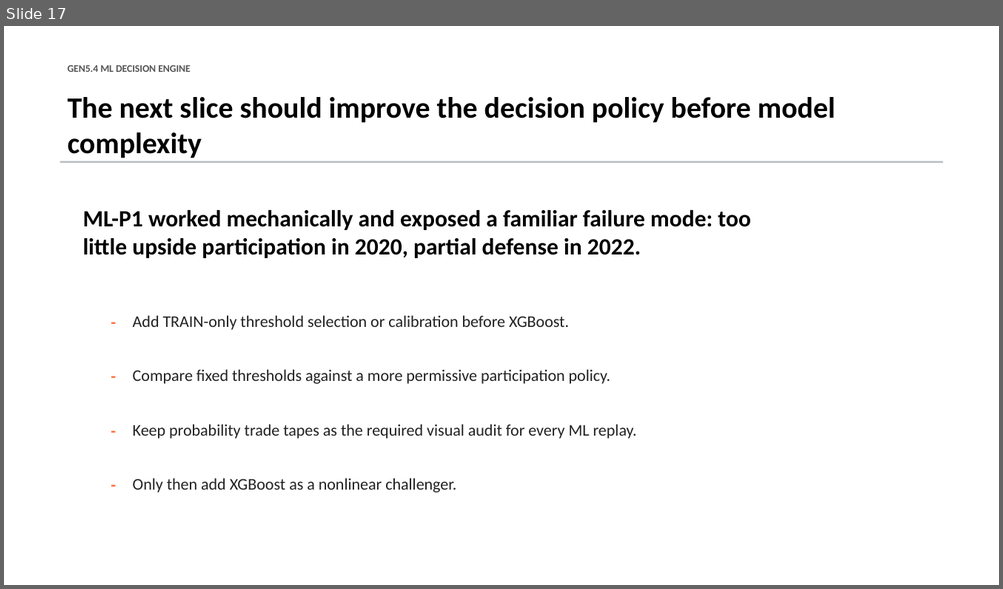
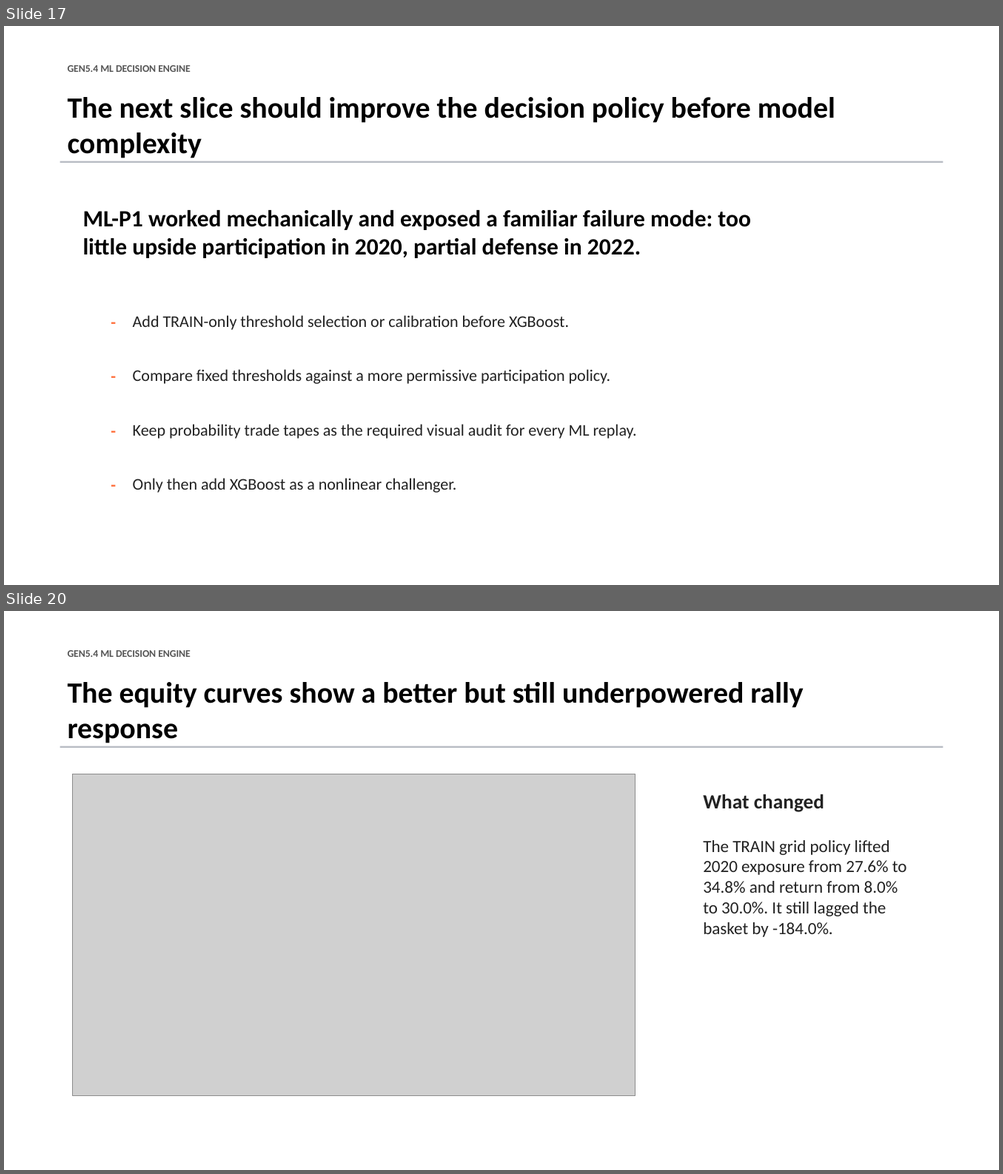
Before and after one commit to Francisc0Franc0/Time-Series-Modeling-Gen5, a slide deck: presentations/gen5_4_ml_decision_engine_incremental_build.pptx. Shown one above the other, each under a label of ours: slide 17 before the commit, slides 17 and 20 after it; the slides between them are not shown. The pictures are 1003x589 and 1003x1174 pixels, drawn with LibreOffice and Linux fonts; fonts in the diff are those of the drawing; grey boxes stand for pictures. Boxes give left, top, right and bottom in pixels: in the first picture for what was removed or moved away, otherwise in the second. Text is boxed around its words. In the diff, an @@ line names an element or a change of style, - is before the commit and + after.

```diff
--- a/presentations/gen5_4_ml_decision_engine_incremental_build.pptx
+++ b/presentations/gen5_4_ml_decision_engine_incremental_build.pptx
@@ slide 20 added at box(4, 611, 999, 1170), background #FFFFFF @@
@@ text added at box(68, 650, 190, 657), 9.8 pt, text #555555, bold @@
+GEN5.4 ML DECISION ENGINE
@@ text added at box(68, 682, 802, 743), 28.5 pt, text #000000, bold @@
+The equity curves show a better but still underpowered rally response
@@ rectangle added at box(60, 746, 942, 748), fill #B8BCC4 @@
@@ picture added at box(72, 775, 635, 1096) @@
@@ text added at box(703, 795, 824, 812), 19.5 pt, text #222222, bold @@
+What changed
@@ text added at box(703, 840, 907, 937), 16.5 pt, text #222222 @@
+The TRAIN grid policy lifted 2020 exposure from 27.6% to 34.8% and return from 8.0% to 30.0%. It still lagged the basket by -184.0%.
```
Also in this commit, not shown: 2 slides changed, 5 other slides added, 6 other files.
